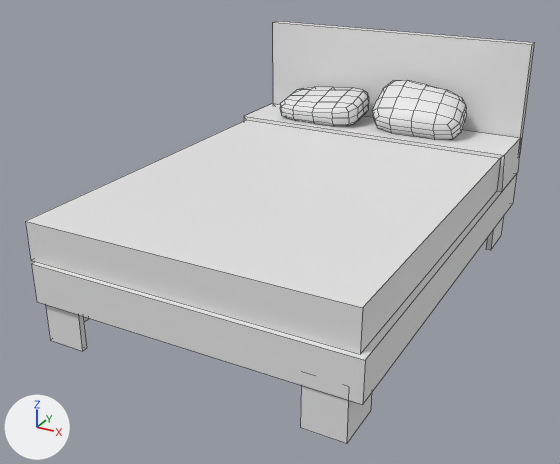
A saved change to the FBX model Assets/3D/Bed.FBX.
Rendered twice from a camera (50 mm lens) standing at (62.4, -117.2, 55.7) and looking at (-2.1, 0.0, -2.9). Arrows for +X, +Y and +Z are at lower left; the lights stay in place. Mesh edges are drawn as thin lines. Where no turn or scale is listed for an object, it has been applied to the vertices.

In view in the first picture: 'BED'.
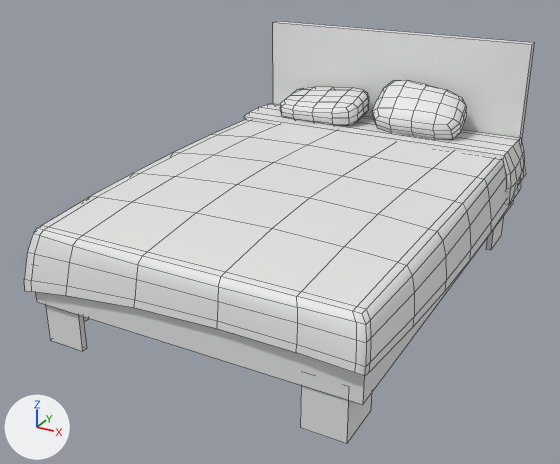
Where the change shows, as pixel boxes (x1, y1, x2, y2) in the pictures (560 x 464 px):
```json
{"object": "BED", "change": "reshaped", "before": [25, 21, 535, 444], "after": [24, 21, 535, 444]}
{"part": 1, "of": "me_mesh", "change": "rebuilt", "before": [25, 120, 501, 354], "after": [24, 120, 521, 376], "on screen": "9% taller"}
{"part": 2, "of": "me_mesh", "change": "built on", "before": [244, 104, 521, 192], "after": [244, 104, 526, 205]}
```

The change, as JSON lines over the scene's bpy script:
```json
{"block": "me_mesh", "where": "# used by ob_bed; location = (0.0, 6.8, 6.3)"}
{"op": "remove", "block": "me_mesh", "code": "me_mesh.from_pydata(...)  # 284 vertices, 242 faces; spans x -30.6..30.6, y -43.3..43.3, z -20.9..20.9"}
{"op": "add", "block": "me_mesh", "code": "me_mesh.from_pydata(...)  # 498 vertices, 437 faces; spans x -32.2..32.8, y -45.1..43.3, z -20.9..20.9"}
{"block": "me_mesh", "change": "me_mesh part 1: the loose piece of 8 vertices spanning x -29.6..29.5, y -42.4..40.6, z -6.4..0.6 is rebuilt with 176 vertices and now spans x -32.2..32.7, y -45.1..40.6, z -11.2..2.1"}
{"block": "me_mesh", "change": "me_mesh part 2"}
{"block": "me_mesh", "change": "4 vertices are removed from x -30.6..30.5, y 26.9..40.6, z -6.4"}
{"block": "me_mesh", "change": "9 faces are deleted"}
{"block": "me_mesh", "change": "4 vertices move from x 29.6, y 26.9..40.6, z -6.4..0.7 to x 29.9..31.1, y 26.9..40.6, z -2.9..0.7"}
{"block": "me_mesh", "change": "50 vertices are added at x -31.9..32.8, y 26.9..40.6, z -8.9..1.9"}
{"block": "me_mesh", "change": "48 new faces join them"}
```
